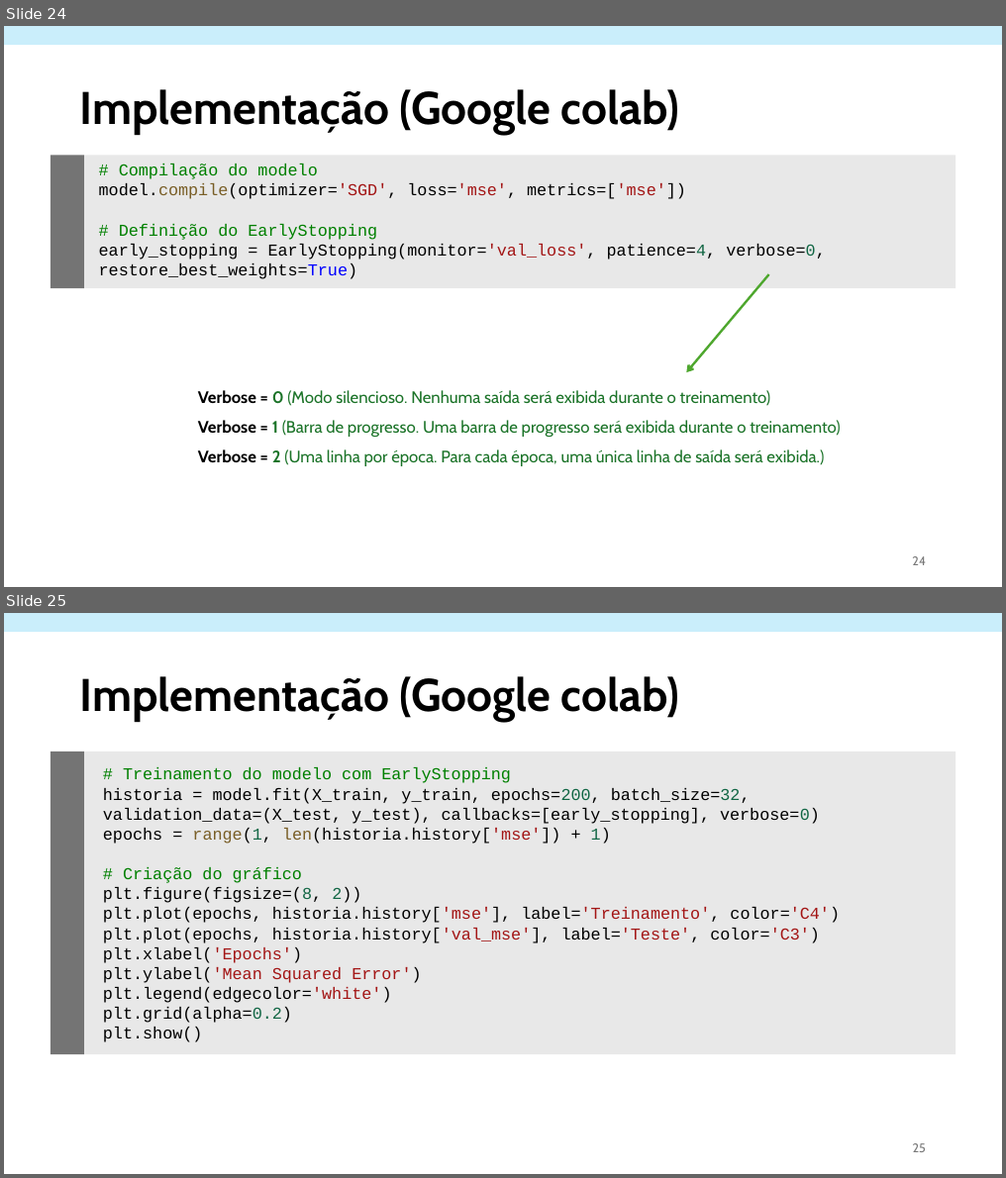
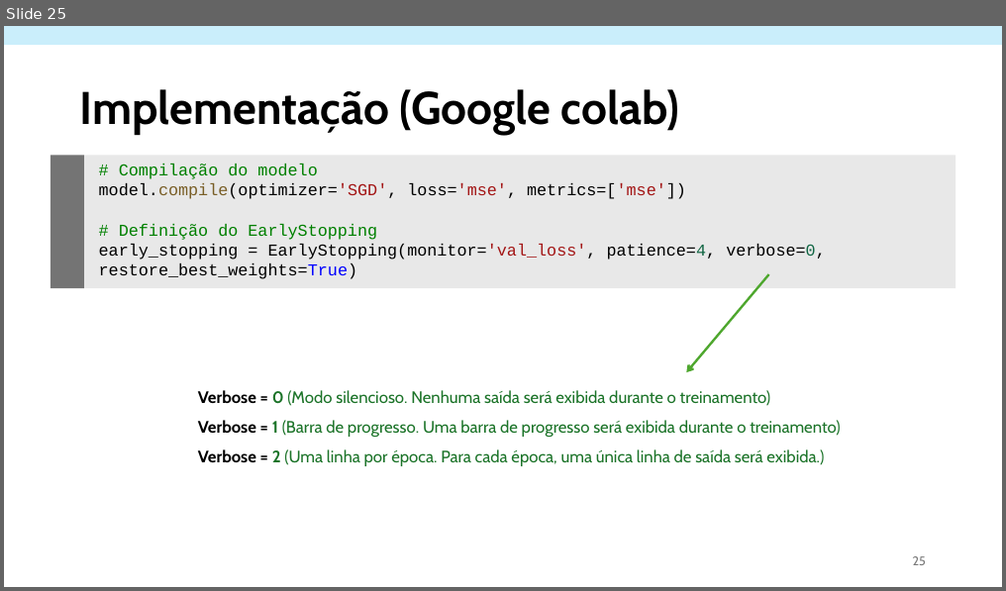
Before and after one commit to OviedoVR/ML_especializacao, a slide deck: assets/MachineLearning_RedesNeurais.pptx. Shown one above the other, each under a label of ours: slides 24 and 25 before the commit, slide 25 after it. The pictures are 1006x1178 and 1006x591 pixels, drawn with LibreOffice and Linux fonts; fonts in the diff are those of the drawing. Boxes give left, top, right and bottom in pixels: in the first picture for what was removed or moved away, otherwise in the second. Text is boxed around its words. In the diff, an @@ line names an element or a change of style, - is before the commit and + after.

```diff
--- a/assets/MachineLearning_RedesNeurais.pptx
+++ b/assets/MachineLearning_RedesNeurais.pptx
@@ slide 25 removed at [4, 613, 1002, 1174], background #FFFFFF @@
@@ rectangle removed at [4, 613, 1002, 632] @@
@@ title removed at [80, 676, 680, 722] @@
-Implementação (Google colab)
@@ rectangle removed at [51, 752, 84, 1055] @@
@@ rectangle removed at [84, 752, 955, 1055] @@
@@ text removed at [103, 767, 840, 1043] @@
-# Treinamento do modelo com EarlyStopping
-historia = model.fit(X_train, y_train, epochs=200, batch_size=32, validation_data=(X_test, y_test), callbacks=[early_stopping], verbose=0)
-epochs = range(1, len(historia.history['mse']) + 1)
-# Criação do gráfico
-plt.figure(figsize=(8, 2))
-plt.plot(epochs, historia.history['mse'], label='Treinamento', color='C4')
-plt.plot(epochs, historia.history['val_mse'], label='Teste', color='C3')
-plt.xlabel('Epochs')
-plt.ylabel('Mean Squared Error')
-plt.legend(edgecolor='white')
-plt.grid(alpha=0.2)
-plt.show()
@@ page number removed at [913, 1144, 926, 1153] @@
-25
@@ what was slide 24 is now slide 25 @@
@@ page number at [913, 557, 926, 566]: text changed @@
-24
+25
```
Also in this commit, not shown: 2 slides changed, 2 other slides removed, 2 other files.
